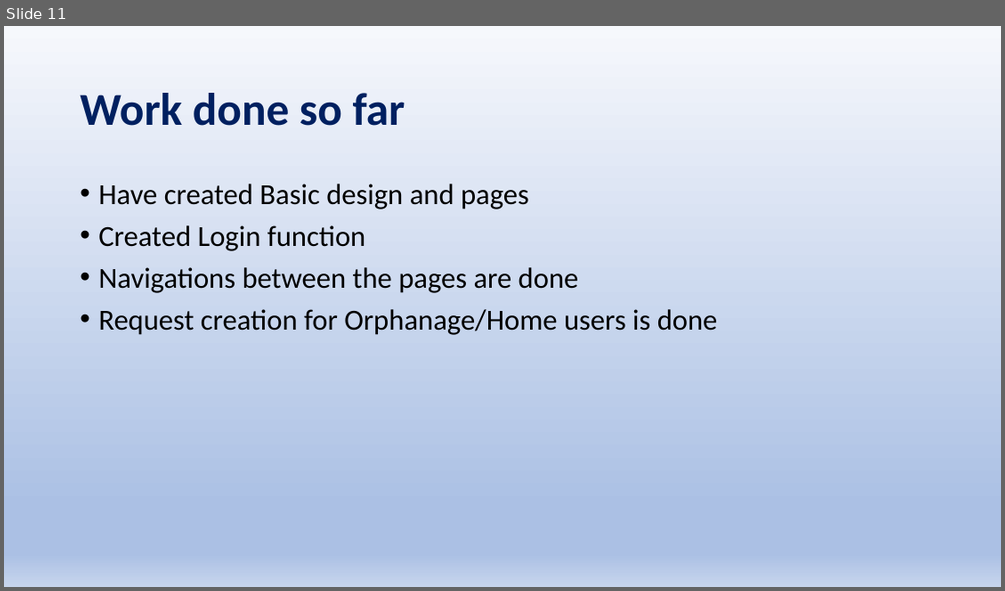
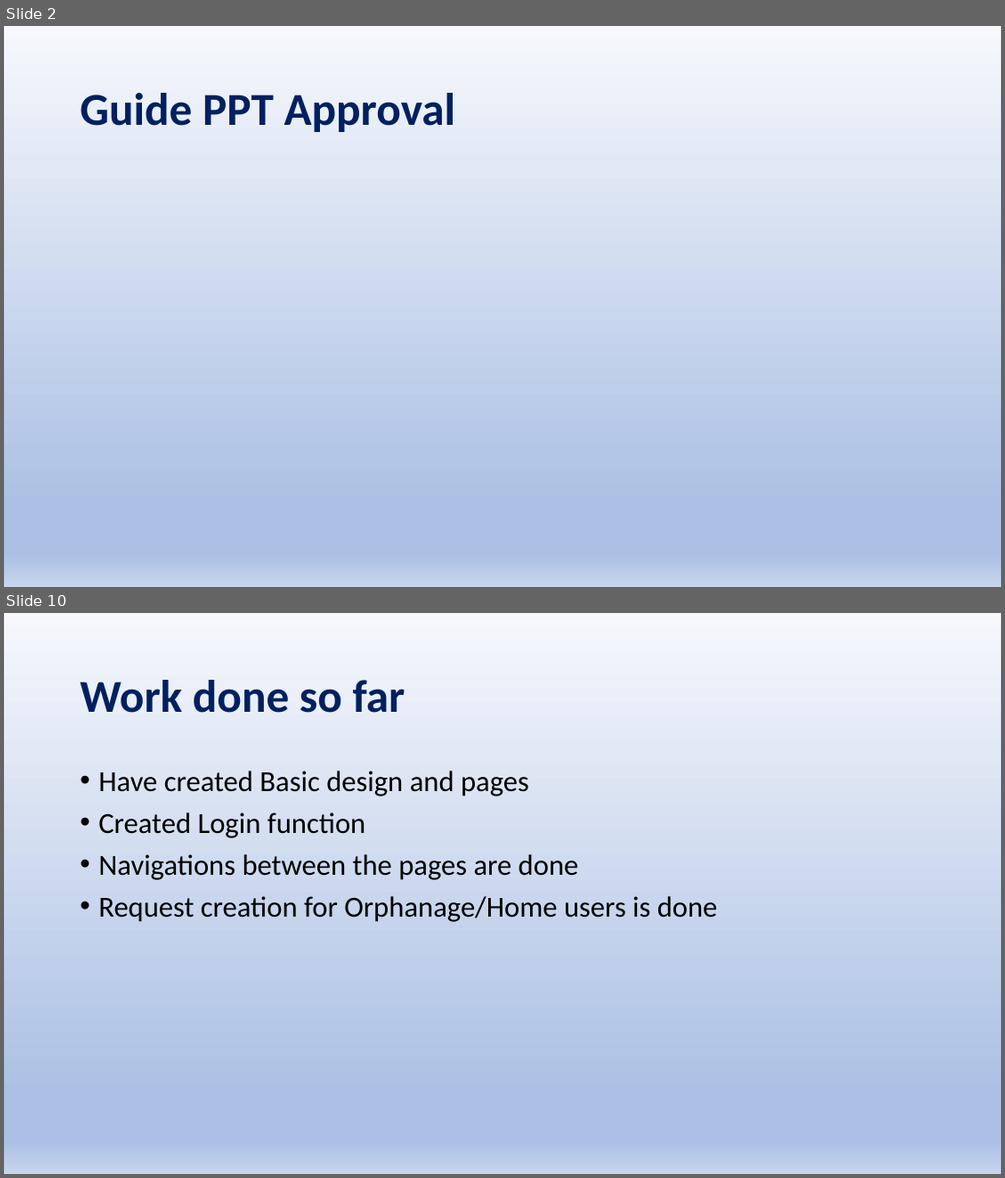
Before and after one commit to Sriram-V-99/MCA-Project-, a slide deck: FoodBridge.pptx. Shown one above the other, each under a label of ours: slide 11 before the commit, slides 2 and 10 after it; the slides between them are not shown. The pictures are 1005x591 and 1005x1178 pixels, drawn with LibreOffice and Linux fonts; fonts in the diff are those of the drawing. Boxes give left, top, right and bottom in pixels: in the first picture for what was removed or moved away, otherwise in the second. Text is boxed around its words. In the diff, an @@ line names an element or a change of style, - is before the commit and + after.

```diff
--- a/FoodBridge.pptx
+++ b/FoodBridge.pptx
@@ slide 2 added at bbox=[4, 26, 1001, 587], background gradient #F6F8FC to #ABC0E4 to #C7D5ED @@
@@ title added at bbox=[80, 93, 456, 132], 44 pt, text #002060, bold @@
+Guide PPT Approval
@@ what was slide 11 is now slide 10 @@
```
Also in this commit, not shown: 5 slides changed, 3 other slides added, 8 slides removed, 2 other files.
